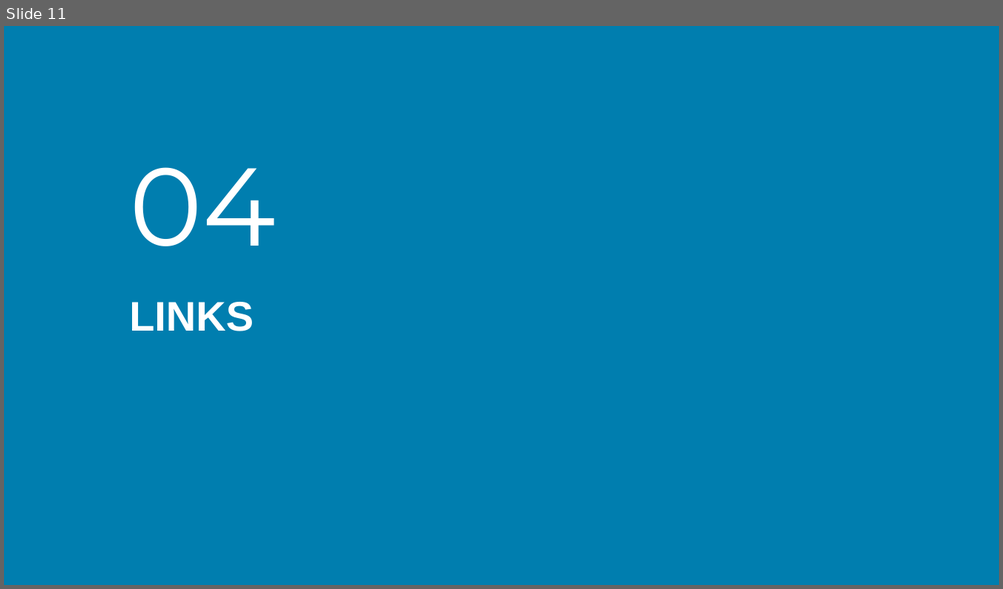
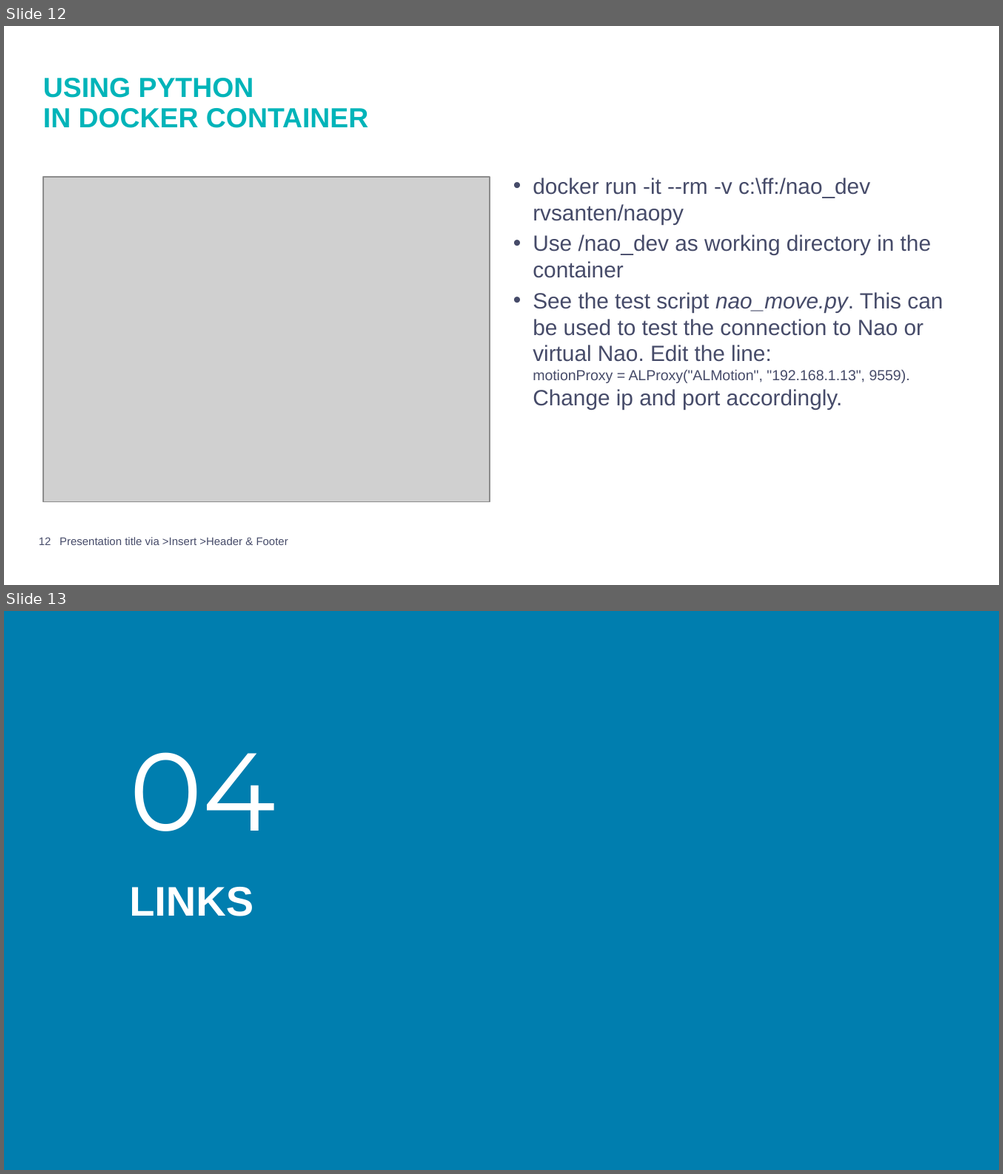
Before and after one commit to rvsanten/thingy, a slide deck: documents/NAO getting started.pptx. Shown one above the other, each under a label of ours: slide 11 before the commit, slides 12 and 13 after it. The pictures are 1003x589 and 1003x1174 pixels, drawn with LibreOffice and Linux fonts; fonts in the diff are those of the drawing; grey boxes stand for pictures; background and template pictures are left out. Boxes give left, top, right and bottom in pixels: in the first picture for what was removed or moved away, otherwise in the second. Text is boxed around its words. In the diff, an @@ line names an element or a change of style, - is before the commit and + after.

```diff
--- a/documents/NAO getting started.pptx
+++ b/documents/NAO getting started.pptx
@@ slide 12 added at (4, 26, 999, 585), background #FFFFFF @@
@@ title added at (43, 78, 368, 128), 20 pt, text #00B4B9, bold @@
+USING PYTHON
+IN DOCKER CONTAINER
@@ picture added at (42, 177, 489, 503) @@
@@ text added at (532, 178, 942, 409), 16 pt, text #464B69 @@
+• docker run -it --rm -v c:\ff:/nao_dev rvsanten/naopy
+• Use /nao_dev as working directory in the container
+• See the test script nao_move.py. This can be used to test the connection to Nao or virtual Nao. Edit the line:
+  motionProxy = ALProxy("ALMotion", "192.168.1.13", 9559). Change ip and port accordingly.
@@ page number added at (39, 537, 51, 545), 8 pt, text #464B69 @@
+12
@@ text added at (60, 537, 288, 545), 8 pt, text #464B69 @@
+Presentation title via >Insert >Header & Footer
@@ what was slide 11 is now slide 13 @@
```
Also in this commit, not shown: 3 slides changed, 1 other slide added.
